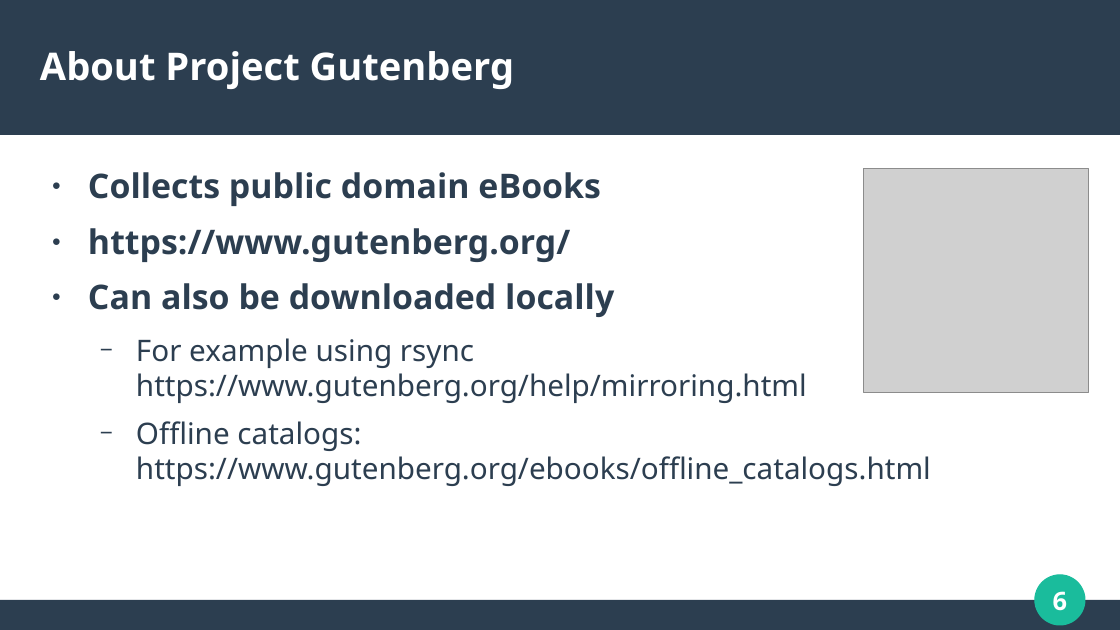
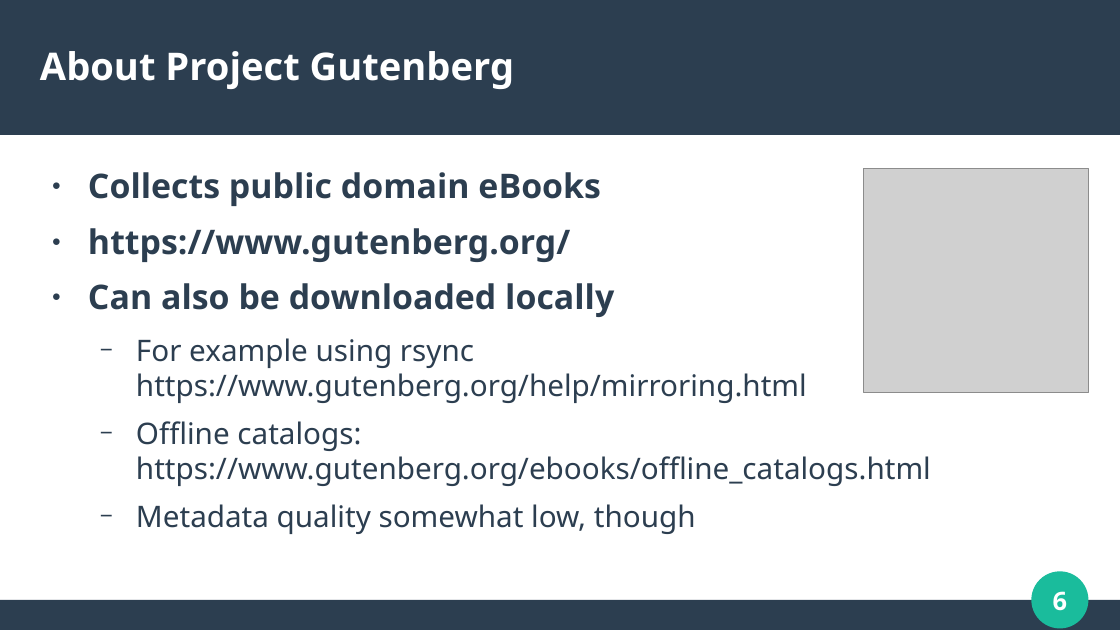
Before and after one commit to roskakori/django-search-example, a slide deck: slide 6 of Full text search with Django and PostgreSQL.odp. Drawn at 1120x630 pixels with LibreOffice and Linux fonts; fonts in the diff are those of the drawing; grey boxes stand for pictures. Boxes give left, top, right and bottom in pixels: in the first picture for what was removed or moved away, otherwise in the second. Text is boxed around its words. In the diff, an @@ line names an element or a change of style, - is before the commit and + after.

```diff
--- a/Full text search with Django and PostgreSQL.odp
+++ b/Full text search with Django and PostgreSQL.odp
@@ text at [136, 504, 696, 534]: paragraph added @@
+  − Metadata quality somewhat low, though
@@ ellipse at [1036, 575, 1085, 625]: outline #1ABC9C 0.85 pt to #1ABC9C 5.05 pt @@
```
Also in this commit, not shown: 15 other slides changed, 12 slides added.
